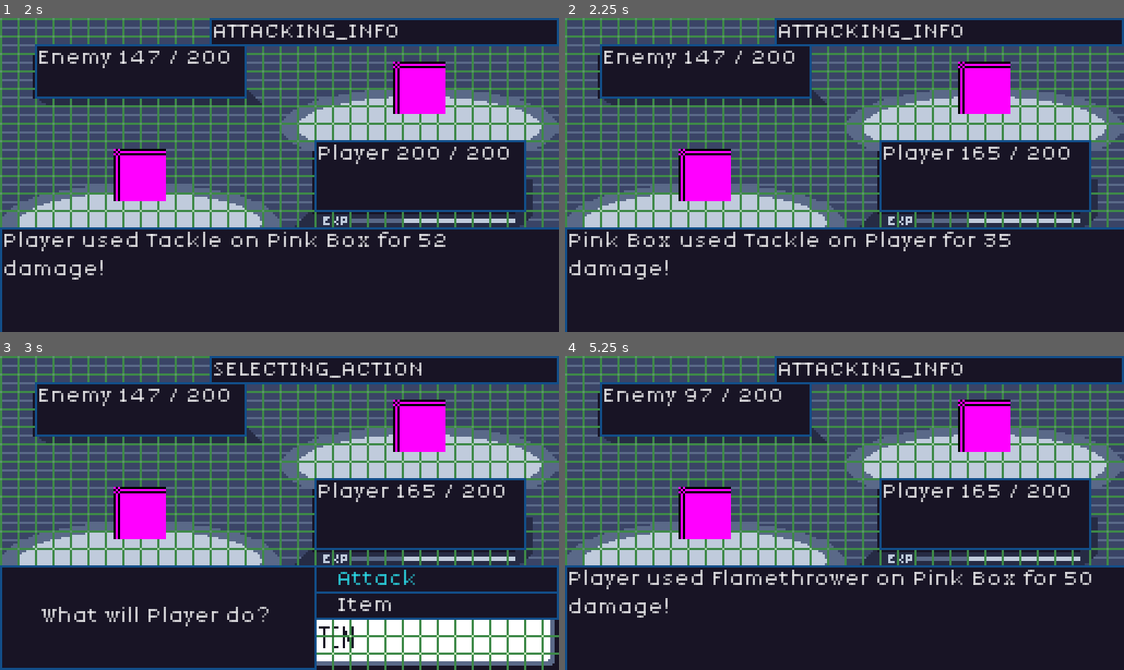
Above: before the commit, frames 1-4 (two rows, left to right).
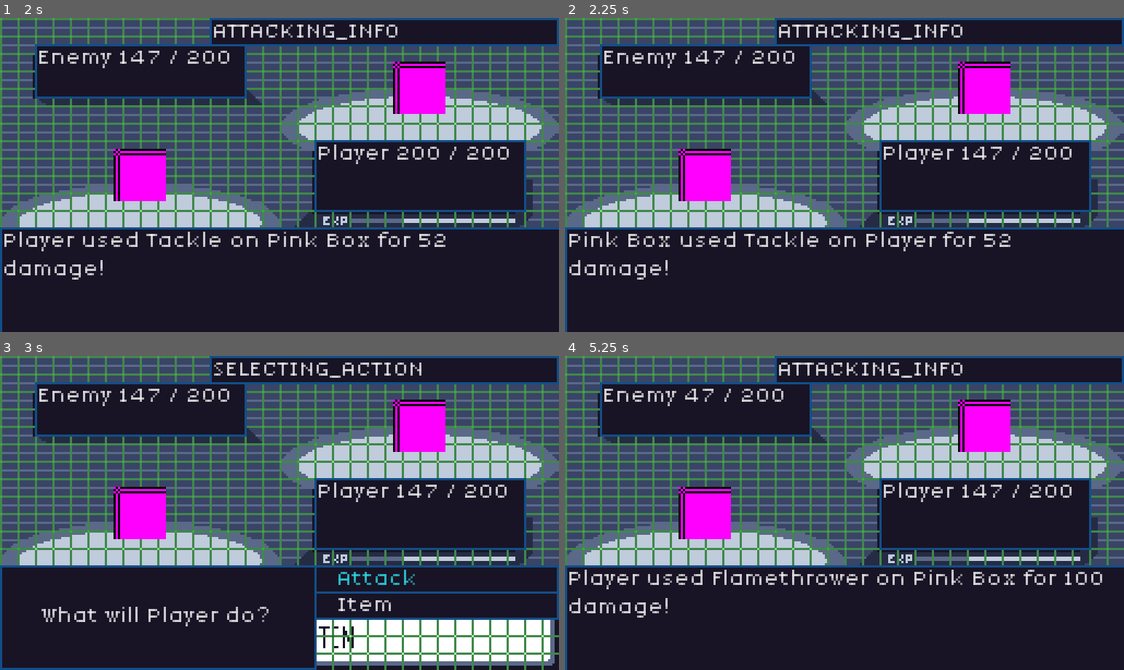
Above: after the commit, the same moments.

Repository: JakeTaussig/rpg-rougelike
Game: Godot game, scene res://scenes/battle.tscn
Two runs of this game, one before a commit and one after it. Both use one fixed random seed, a clock stepped at 60 frames per second and the inputs below.
Inputs:
- Up to frame 1 (2 s): click "Attack" at 0.5 s; click "Tackle" at 1.25 s
- Up to frame 2 (2.25 s): click "Continue" at 2 s
- Up to frame 3 (3 s): click "Continue" at 2.75 s
- Up to frame 4 (5.25 s): click "Item" at 3.5 s; click "Attack" at 4.25 s; click "Flamethrower" at 5 s

Frame 1 is identical in both runs. In frame 2, 0.4% of the frame differs, in the area x 73-91%, y 40-73%; in frame 3, 0.3%; in frame 4, 0.8%, in the area x 21-97%, y 10-73%.

Commit message:
Removed custom set type

Diff:
--- a/scenes/battle.tscn
+++ b/scenes/battle.tscn
@@ -178,7 +178,6 @@
 character_name = "Pink Box"
 max_hp = 200
 hp = 200
-type = 5
 
 [node name="StateDisplay" type="Label" parent="."]
 unique_name_in_owner = true
